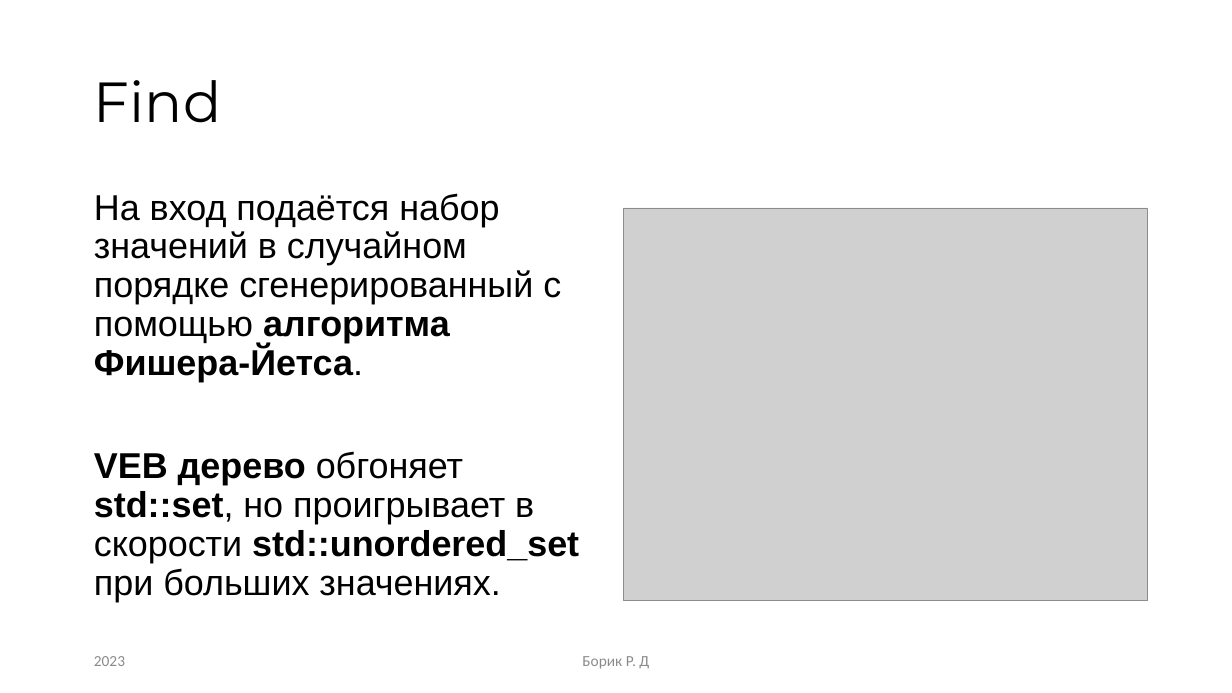
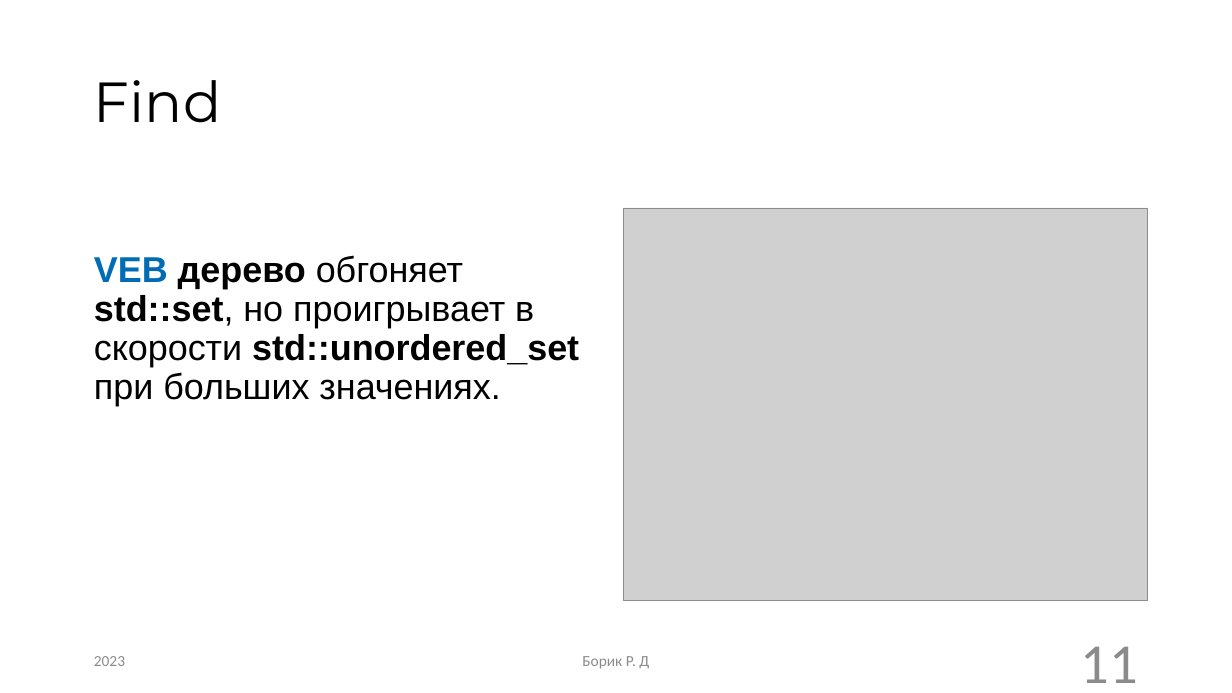
Before and after one commit to RandomServant/Van-Emde-Boas-tree, a slide deck: slide 11 of Presentation van Emde Boas tree.pptx (slide 15 before the commit). Drawn at 1232x693 pixels with LibreOffice and Linux fonts; fonts in the diff are those of the drawing; grey boxes stand for pictures. Boxes give left, top, right and bottom in pixels: in the first picture for what was removed or moved away, otherwise in the second. Text is boxed around its words. In the diff, an @@ line names an element or a change of style, - is before the commit and + after.

```diff
--- a/Presentation van Emde Boas tree.pptx
+++ b/Presentation van Emde Boas tree.pptx
@@ text at [94, 193, 561, 382]: paragraph removed @@
-На вход подаётся набор значений в случайном порядке сгенерированный с помощью алгоритма Фишера-Йетса.
@@ text "VEB дерево обгоняет std::set, но ...": place and size @@
-text "VEB дерево обгоняет std::set, но ..." at [94, 193, 579, 602]
+text "VEB дерево обгоняет std::set, но ..." at [94, 255, 579, 406]
@@ text "VEB дерево обгоняет std::set, но ..." at [94, 255, 579, 406]: text colour #000000 to #006CB5 in "VEB" @@
@@ page number added at [1081, 646, 1138, 683], 44 pt, text #8C8C8C @@
+11
```
Also in this commit, not shown: 15 other slides changed, 1 slide added, 5 slides removed.
